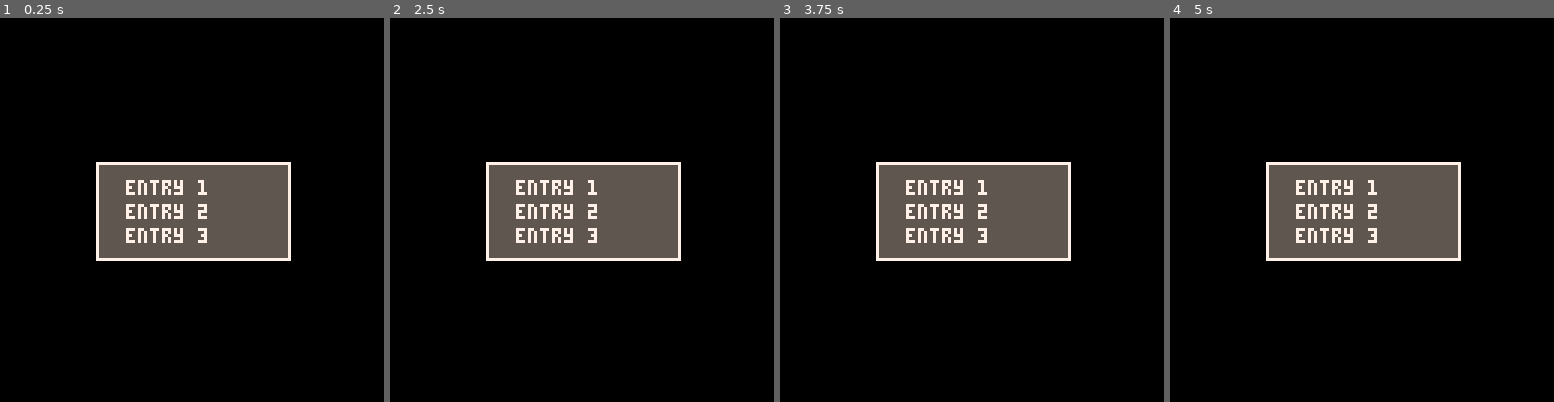
Above: before the commit, frames 1-4 (left to right).
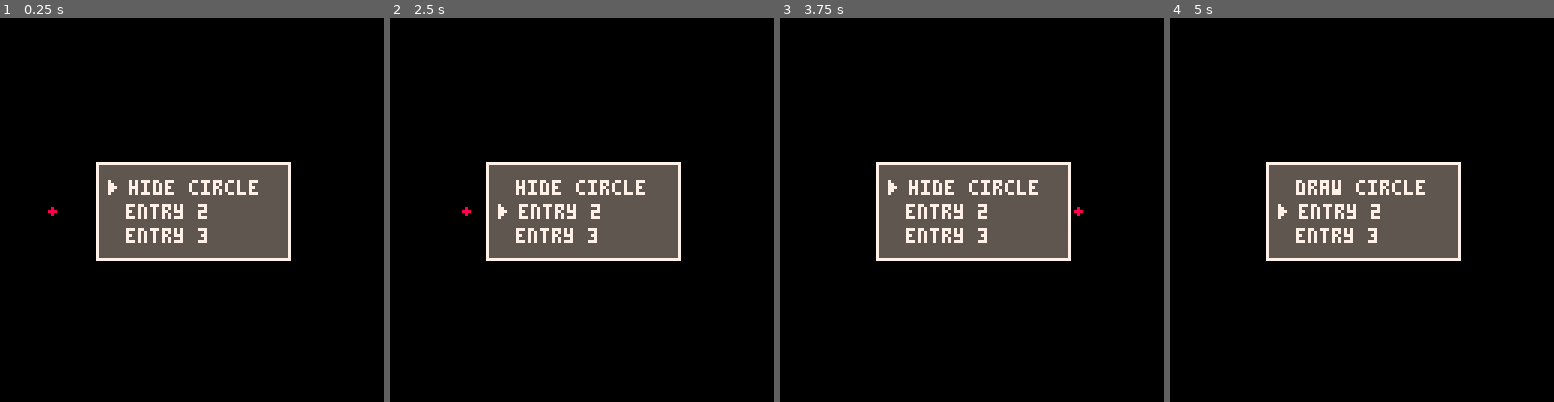
Above: after the commit, the same moments.

Repository: wesen/carts
Game: PICO-8 cartridge menusystem/menusystem.p8
Same seed, same stepped clock (60 frames per second), same inputs: the game is played once before the commit and once after it.
Inputs:
- Up to frame 1 (0.25 s): no input
- Up to frame 2 (2.5 s): tap X (X key) at 1.07, 2.07, 2.4 s; hold Left 1.97-2.37 s; hold Down from 2.42 s (still down)
- Up to frame 3 (3.75 s): tap X (X key) every 0.33 s from 2.73 to 3.73 s; release Down at 2.82 s; hold Right 2.87-3.53 s; hold Up from 3.58 s (still down)
- Up to frame 4 (5 s): tap X (X key) at 4.07, 4.4, 4.73 s; release Up at 4.08 s; hold Right 4.13-4.53 s; hold Down from 4.58 s (still down)

The runs differ from the first frame. In frame 1, 0.7% of the frame differs, in the area x 12-68%, y 42-52%; in frame 2, 1.1%, in the area x 18-67%, y 42-53%; in frame 3, 0.7%; in frame 4, 1.0%.

Commit message:
menusystem step 4 - selecting the current entry

Diff:
--- a/games/picoman-go/original/pico-go.p8
+++ b/games/picoman-go/original/pico-go.p8
@@ -342,7 +342,7 @@
 dbg_skip_start=false
 dbg_skip_metalevel=false
 dbg_auto_win=false
-dbg_start_level=0
+dbg_start_level=8
 dbg_draw=false
 disable_music=false
 
--- a/menusystem/menusystem.lua
+++ b/menusystem/menusystem.lua
@@ -2,13 +2,31 @@
 --#include menu
 --#include helpers
 
+-- menu class
 cls_menu=class(function(self)
  self.entries={}
+ self.current_entry=1
 end)
-function cls_menu:update() end
+
+function cls_menu:add(text,cb)
+  add(self.entries,cls_menuentry.init(text,cb))
+end
+
+function cls_menu:update()
+  local e=self.current_entry
+  local n=#self.entries
+  self.current_entry=btnp(3) and tidx_inc(e,n) or (btnp(2) and tidx_dec(e,n)) or e
+
+  if (btnp(5)) self.entries[self.current_entry]:activate()
+  self.entries[self.current_entry]:update()
+end
+
 function cls_menu:draw()
   local h=8
-  for entry in all(self.entries) do h+=8 end
+  for entry in all(self.entries) do
+    h+=entry:size()
+  end
+
   local w=64
   local left=64-w/2
   local right=64+w/2
@@ -18,28 +36,68 @@
   rect(left,top,right,bottom,7)
   top+=6
   local y=top
-  for entry in all(self.entries) do
-    print(entry,left+10,y)
-    y+=8
+
+  for i,entry in pairs(self.entries) do
+    local off=0
+    if i==self.current_entry then
+     off+=1
+     spr(2,left+3,y-2)
+    end
+    entry:draw(left+10+off,y)
+    y+=entry:size()
   end
 end
 
-function cls_menu:add(text)
-  add(self.entries,text)
+-- menu entry class
+cls_menuentry=class(function(self,text,callback)
+  self.text=text
+  self.callback=callback
+end)
+
+function cls_menuentry:draw(x,y)
+  print(self.text,x,y,7)
 end
 
+function cls_menuentry:size()
+  return 8
+end
+
+function cls_menuentry:activate()
+  if (self.callback!=nil) self.callback(self)
+end
+
+function cls_menuentry:update()
+end
+
+-- main code
+local radius=1
+local spd=2
+local pos_x=1
+local draw_circle=true
+
 local menu=cls_menu.init()
-menu:add("entry 1")
+menu:add("hide circle",
+ function(self)
+  if draw_circle then
+   draw_circle=false
+   self.text="draw circle"
+  else
+   draw_circle=true
+   self.text="hide circle"
+  end
+ end)
 menu:add("entry 2")
 menu:add("entry 3")
 
 function _update()
   menu:update()
+  pos_x=(pos_x+spd)%128
 end
 
 function _draw()
-  cls()
-  menu:draw()
+ cls()
+ if (draw_circle) circfill(pos_x,64,radius,8)
+ menu:draw()
 end
 
 --[[
--- a/menusystem/menusystem.p8
+++ b/menusystem/menusystem.p8
@@ -141,13 +141,31 @@
 end
 
 
+-- menu class
 cls_menu=class(function(self)
  self.entries={}
-end)
-function cls_menu:update() end
+ self.current_entry=1
+end)
+
+function cls_menu:add(text,cb)
+  add(self.entries,cls_menuentry.init(text,cb))
+end
+
+function cls_menu:update()
+  local e=self.current_entry
+  local n=#self.entries
+  self.current_entry=btnp(3) and tidx_inc(e,n) or (btnp(2) and tidx_dec(e,n)) or e
+
+  if (btnp(5)) self.entries[self.current_entry]:activate()
+  self.entries[self.current_entry]:update()
+end
+
 function cls_menu:draw()
   local h=8
-  for entry in all(self.entries) do h+=8 end
+  for entry in all(self.entries) do
+    h+=entry:size()
+  end
+
   local w=64
   local left=64-w/2
   local right=64+w/2
@@ -157,28 +175,68 @@
   rect(left,top,right,bottom,7)
   top+=6
   local y=top
-  for entry in all(self.entries) do
-    print(entry,left+10,y)
-    y+=8
-  end
-end
-
-function cls_menu:add(text)
-  add(self.entries,text)
-end
+
+  for i,entry in pairs(self.entries) do
+    local off=0
+    if i==self.current_entry then
+     off+=1
+     spr(2,left+3,y-2)
+    end
+    entry:draw(left+10+off,y)
+    y+=entry:size()
+  end
+end
+
+-- menu entry class
+cls_menuentry=class(function(self,text,callback)
+  self.text=text
+  self.callback=callback
+end)
+
+function cls_menuentry:draw(x,y)
+  print(self.text,x,y,7)
+end
+
+function cls_menuentry:size()
+  return 8
+end
+
+function cls_menuentry:activate()
+  if (self.callback!=nil) self.callback(self)
+end
+
+function cls_menuentry:update()
+end
+
+-- main code
+local radius=1
+local spd=2
+local pos_x=1
+local draw_circle=true
 
 local menu=cls_menu.init()
-menu:add("entry 1")
+menu:add("hide circle",
+ function(self)
+  if draw_circle then
+   draw_circle=false
+   self.text="draw circle"
+  else
+   draw_circle=true
+   self.text="hide circle"
+  end
+ end)
 menu:add("entry 2")
 menu:add("entry 3")
 
 function _update()
   menu:update()
+  pos_x=(pos_x+spd)%128
 end
 
 function _draw()
-  cls()
-  menu:draw()
+ cls()
+ if (draw_circle) circfill(pos_x,64,radius,8)
+ menu:draw()
 end
 
 --[[
